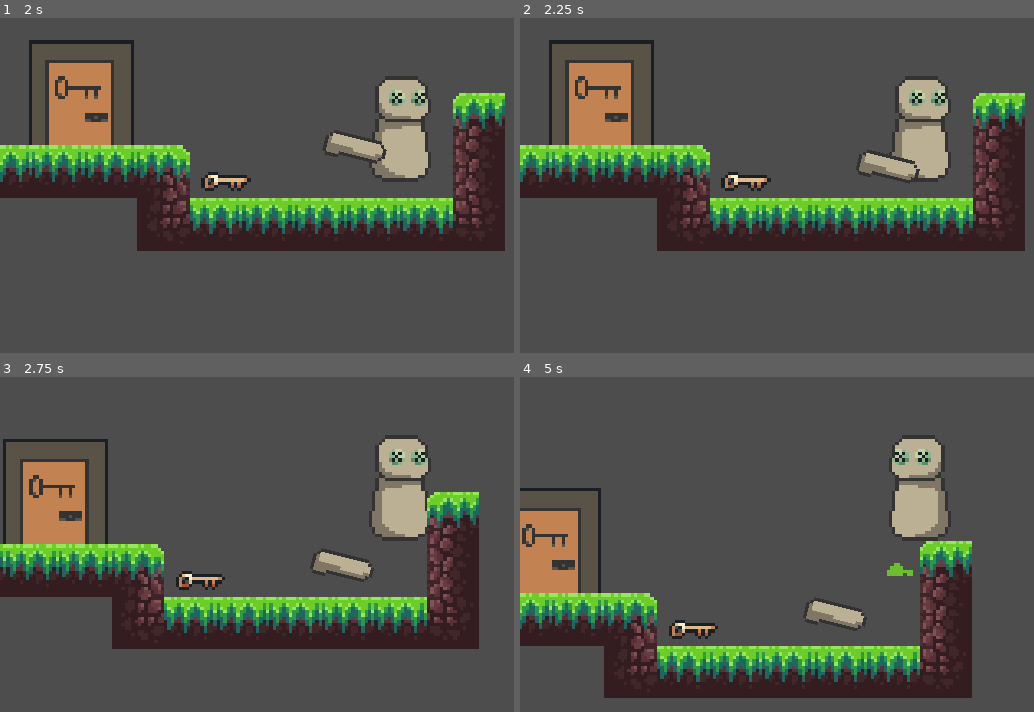
Above: before the commit, frames 1-4 (two rows, left to right).
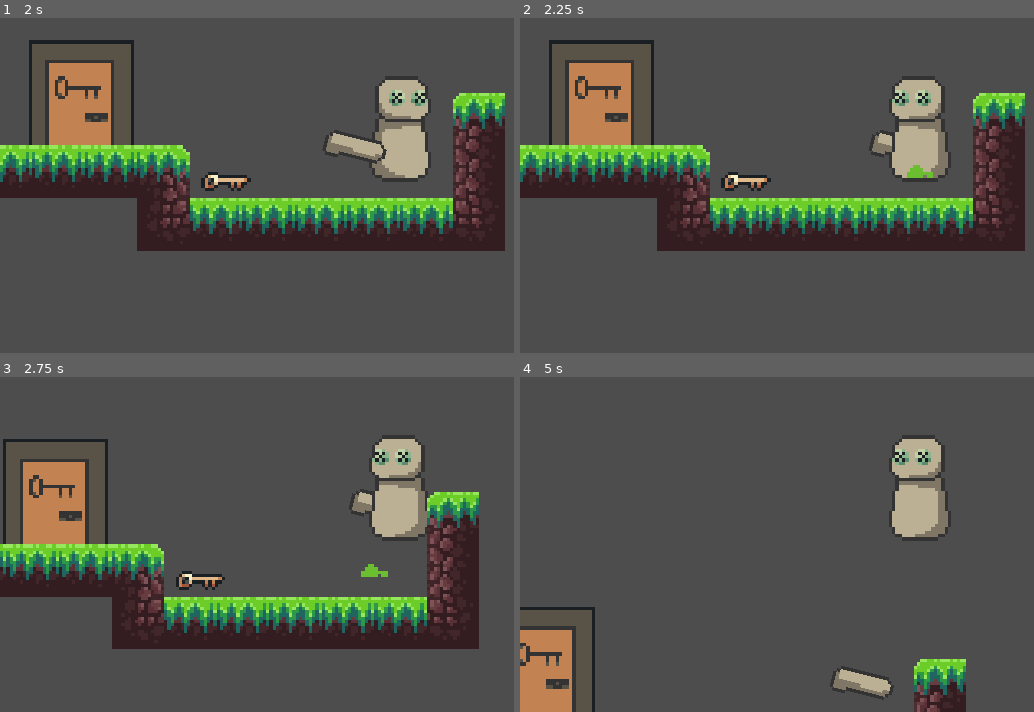
Above: after the commit, the same moments.

Repository: cronix1000/New-Year-New-Skills-Game-Jam
Game: Godot game, scene res://Scenes/Main/Main.tscn
The game is run twice, just before and just after one commit, with the same random seed, the same clock (stepped at 60 frames per second) and the same inputs.
Inputs (mouse positions are in pixels of both pictures, inside the frame that each line leads up to):
- Up to frame 1 (2 s): tap Enter at 0.5 s; move the mouse to (outside the picture) at 0.52 s; hold D (Right) from 0.53 s (still down); tap E (interact) at 0.6, 1.55 s; tap Space (Jump) at 0.77, 0.8, 1.07, 1.25, 1.35, 1.52, 1.82 s; move the mouse to (241, 152) at 1.27 s
- Up to frame 2 (2.25 s): tap Enter at 2 s; move the mouse to (998, 31) at 2.02 s; release D (Right) at 2.03 s; hold A (Left) from 2.03 s (still down); tap 1 (drop1) at 2.1 s
- Up to frame 3 (2.75 s): keep holding A (Left); tap Space (Jump) at 2.3 s
- Up to frame 4 (5 s): move the mouse to (879, 578) at 2.77 s; release A (Left) at 2.78 s; hold D (Right) 2.78-4.28 s; tap 2 (drop2) at 2.85 s; tap Space (Jump) at 3.02, 3.32, 3.77, 3.8, 4.07, 4.52, 4.82 s; tap E (interact) at 3.05, 4.55 s; move the mouse to (outside the picture) at 3.52 s; tap 3 (drop3) at 3.6 s; move the mouse to (679, 420) at 4.27 s; hold A (Left) from 4.28 s (still down); tap 4 (drop4) at 4.35 s

Frame 1 is identical in both runs. In frame 2, 2.2% of the frame differs, in the area x 65-84%, y 17-50%; in frame 3, 2.6%; in frame 4, 25%, in the area x 0-88%, y 33-100%.

Commit message:
jump state

Diff:
--- a/Scenes/Player/Player.gd
+++ b/Scenes/Player/Player.gd
@@ -9,8 +9,9 @@
 #var
 # Custom Bools
 var can_climb = true
-var can_jump
+var can_jump = true
 var can_crouch
+
 @onready var Arm1 = %Arm1
 @onready var Arm2 = %Arm2
 @onready var Leg1 = %Leg1
@@ -138,6 +139,8 @@
 		move_left()
 	if(Input.is_action_pressed("Right")):
 		move_right()
+	if(Input.is_action_just_pressed("Jump")):
+		change_state("jump_state")
 
 
 func move_left():
--- a/Scenes/Player/Player.tscn
+++ b/Scenes/Player/Player.tscn
@@ -17,6 +17,72 @@
 [sub_resource type="RectangleShape2D" id="RectangleShape2D_2jprs"]
 size = Vector2(20, 32)
 
+[sub_resource type="Animation" id="Animation_aaoq5"]
+length = 0.001
+tracks/0/type = "value"
+tracks/0/imported = false
+tracks/0/enabled = true
+tracks/0/path = NodePath("Limbs/Arm1:rotation")
+tracks/0/interp = 1
+tracks/0/loop_wrap = true
+tracks/0/keys = {
+"times": PackedFloat32Array(0),
+"transitions": PackedFloat32Array(1),
+"update": 0,
+"values": [0.0]
+}
+tracks/1/type = "value"
+tracks/1/imported = false
+tracks/1/enabled = true
+tracks/1/path = NodePath("Limbs/Leg1:rotation")
+tracks/1/interp = 1
+tracks/1/loop_wrap = true
+tracks/1/keys = {
+"times": PackedFloat32Array(0),
+"transitions": PackedFloat32Array(1),
+"update": 0,
+"values": [0.0]
+}
+tracks/2/type = "value"
+tracks/2/imported = false
+tracks/2/enabled = true
+tracks/2/path = NodePath("Limbs/Leg2:rotation")
+tracks/2/interp = 1
+tracks/2/loop_wrap = true
+tracks/2/keys = {
+"times": PackedFloat32Array(0),
+"transitions": PackedFloat32Array(1),
+"update": 0,
+"values": [0.0]
+}
+tracks/3/type = "value"
+tracks/3/imported = false
+tracks/3/enabled = true
+tracks/3/path = NodePath("Limbs/Leg2:position")
+tracks/3/interp = 1
+tracks/3/loop_wrap = true
+tracks/3/keys = {
+"times": PackedFloat32Array(0),
+"transitions": PackedFloat32Array(1),
+"update": 0,
+"values": [Vector2(5, 15)]
+}
+
+[sub_resource type="Animation" id="Animation_iwf0s"]
+resource_name = "groundpunch"
+tracks/0/type = "value"
+tracks/0/imported = false
+tracks/0/enabled = true
+tracks/0/path = NodePath("Limbs/Arm1:rotation")
+tracks/0/interp = 1
+tracks/0/loop_wrap = true
+tracks/0/keys = {
+"times": PackedFloat32Array(0, 0.3, 0.6, 1),
+"transitions": PackedFloat32Array(1, 1, 1, 1),
+"update": 0,
+"values": [0.0, 0.846485, -0.989602, 0.0]
+}
+
 [sub_resource type="Animation" id="Animation_6n1la"]
 resource_name = "stomp"
 tracks/0/type = "value"
@@ -56,72 +122,6 @@
 "values": [Vector2(5, 15), Vector2(9, 13), Vector2(9, 13), Vector2(5, 15)]
 }
 
-[sub_resource type="Animation" id="Animation_aaoq5"]
-length = 0.001
-tracks/0/type = "value"
-tracks/0/imported = false
-tracks/0/enabled = true
-tracks/0/path = NodePath("Limbs/Arm1:rotation")
-tracks/0/interp = 1
-tracks/0/loop_wrap = true
-tracks/0/keys = {
-"times": PackedFloat32Array(0),
-"transitions": PackedFloat32Array(1),
-"update": 0,
-"values": [0.0]
-}
-tracks/1/type = "value"
-tracks/1/imported = false
-tracks/1/enabled = true
-tracks/1/path = NodePath("Limbs/Leg1:rotation")
-tracks/1/interp = 1
-tracks/1/loop_wrap = true
-tracks/1/keys = {
-"times": PackedFloat32Array(0),
-"transitions": PackedFloat32Array(1),
-"update": 0,
-"values": [0.0]
-}
-tracks/2/type = "value"
-tracks/2/imported = false
-tracks/2/enabled = true
-tracks/2/path = NodePath("Limbs/Leg2:rotation")
-tracks/2/interp = 1
-tracks/2/loop_wrap = true
-tracks/2/keys = {
-"times": PackedFloat32Array(0),
-"transitions": PackedFloat32Array(1),
-"update": 0,
-"values": [0.0]
-}
-tracks/3/type = "value"
-tracks/3/imported = false
-tracks/3/enabled = true
-tracks/3/path = NodePath("Limbs/Leg2:position")
-tracks/3/interp = 1
-tracks/3/loop_wrap = true
-tracks/3/keys = {
-"times": PackedFloat32Array(0),
-"transitions": PackedFloat32Array(1),
-"update": 0,
-"values": [Vector2(5, 15)]
-}
-
-[sub_resource type="Animation" id="Animation_iwf0s"]
-resource_name = "groundpunch"
-tracks/0/type = "value"
-tracks/0/imported = false
-tracks/0/enabled = true
-tracks/0/path = NodePath("Limbs/Arm1:rotation")
-tracks/0/interp = 1
-tracks/0/loop_wrap = true
-tracks/0/keys = {
-"times": PackedFloat32Array(0, 0.3, 0.6, 1),
-"transitions": PackedFloat32Array(1, 1, 1, 1),
-"update": 0,
-"values": [0.0, 0.846485, -0.989602, 0.0]
-}
-
 [sub_resource type="AnimationLibrary" id="AnimationLibrary_kalm7"]
 _data = {
 "RESET": SubResource("Animation_aaoq5"),
--- /dev/null
+++ b/Script/jump_state.gd
@@ -0,0 +1,45 @@
+extends State
+
+class_name JumpState
+
+var jump_force = 300
+var move_speed = 50
+var min_move_speed = 0.005
+var friction = 0.32
+
+func _ready():
+
+	move_speed = persistent_state.movement_speed
+	if character_sprite.flip_h:
+		move_speed *= -1
+	persistent_state.velocity.y = -jump_force
+
+	#if(persistent_state.is_on_floor()):
+	#	persistent_state.animate_limbs("climb")
+
+func _physics_process(_delta):
+	check_interactions()
+	if !persistent_state.is_on_floor():
+			persistent_state.velocity.y += 30
+
+	persistent_state.velocity.x *= friction
+	persistent_state.move_and_slide()
+
+
+func move_left():
+	if character_sprite.flip_h:
+		#climb
+		persistent_state.velocity.x += move_speed
+	else:
+		change_state.call("idle")
+
+func move_right():
+	if not character_sprite.flip_h:
+		persistent_state.velocity.x += move_speed
+	else:
+		change_state.call("idle")
+
+func check_interactions():
+	if(persistent_state.interacting == "Cliff"):
+		if(persistent_state.can_climb):
+			change_state.call("climb_cliff")
--- a/Script/state_factory.gd
+++ b/Script/state_factory.gd
@@ -8,6 +8,7 @@
 		"run": RunState,
 		"climb_cliff": ClimbCliffState,
 		"cut_scene" : CutSceneState,
+		"jump_state" : JumpState
 }
 
 func get_state(state_name):
--- a/project.godot
+++ b/project.godot
@@ -12,7 +12,7 @@
 
 config/name="New Year, New Skills Game Jame"
 run/main_scene="res://Scenes/Main/Main.tscn"
-config/features=PackedStringArray("4.2", "Forward Plus")
+config/features=PackedStringArray("4.1", "Forward Plus")
 config/icon="res://icon.svg"
 
 [autoload]
